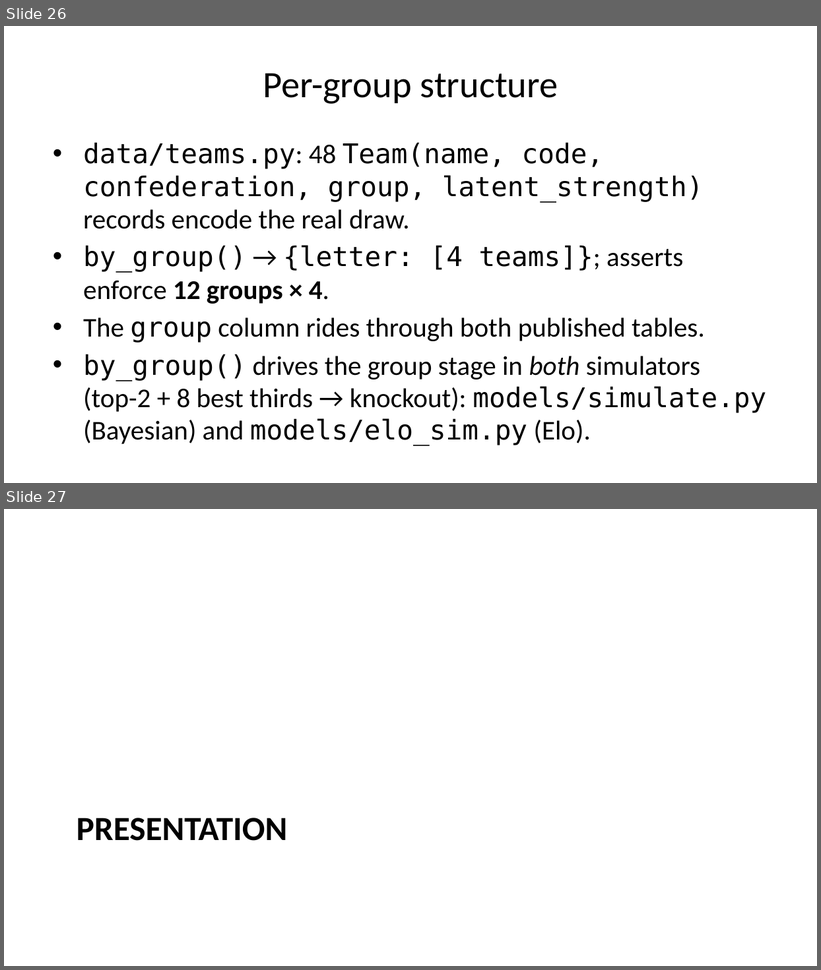
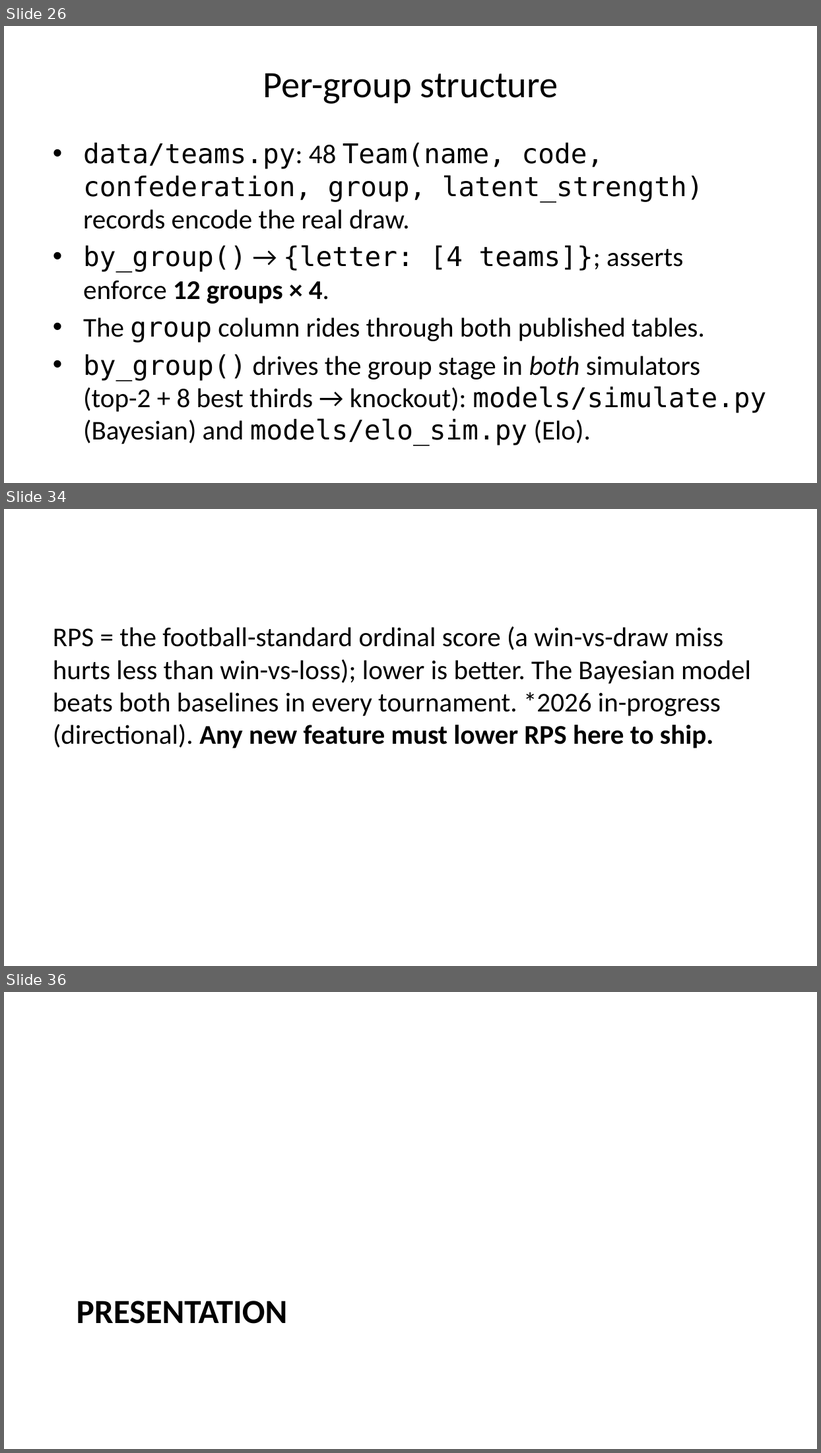
Before and after one commit to mariaob1201/2026wc-analytics, a slide deck: docs/data_pipeline_slides.pptx. Shown one above the other, each under a label of ours: slides 26 and 27 before the commit, slides 26, 34 and 36 after it; the slides between them are not shown. The pictures are 821x970 and 821x1453 pixels, drawn with LibreOffice and Linux fonts; fonts in the diff are those of the drawing. Boxes give left, top, right and bottom in pixels: in the first picture for what was removed or moved away, otherwise in the second. Text is boxed around its words. In the diff, an @@ line names an element or a change of style, - is before the commit and + after.

```diff
--- a/docs/data_pipeline_slides.pptx
+++ b/docs/data_pipeline_slides.pptx
@@ slide 34 added at (4,509,817,966), background #FFFFFF @@
@@ text added at (53,626,751,749), 24 pt, text #000000 @@
+RPS = the football-standard ordinal score (a win-vs-draw miss hurts less than win-vs-loss); lower is better. The Bayesian model beats both baselines in every tournament. *2026 in-progress (directional). Any new feature must lower RPS here to ship.
@@ what was slide 27 is now slide 36 @@
```
Also in this commit, not shown: 8 other slides added, 2 other files.
